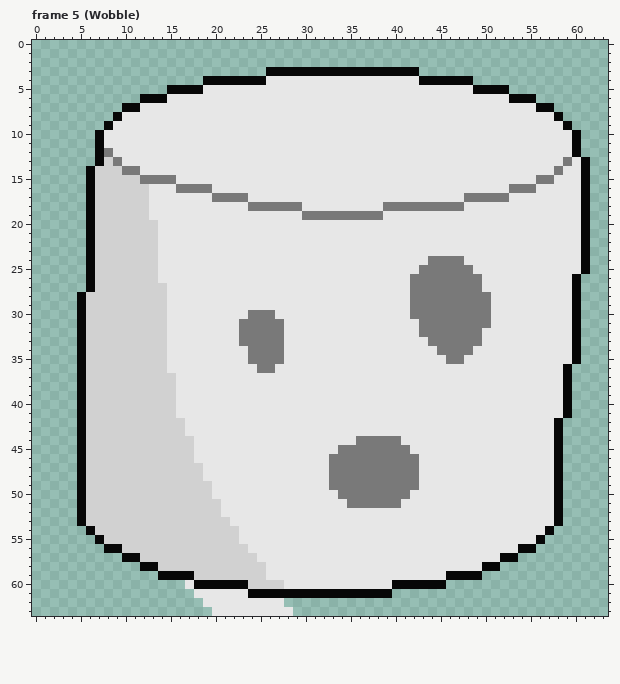
A pixel-art file gets an edit: Assets/ArtAssets/Marshmellow_01.aseprite. The first picture shows the starting point.
64x64 pixels, 10 frames. Colours within 5 levels of each other are drawn and written as one. Shown: frame 5 (Wobble). The commit also changed other frames, which this record leaves out.
The result:
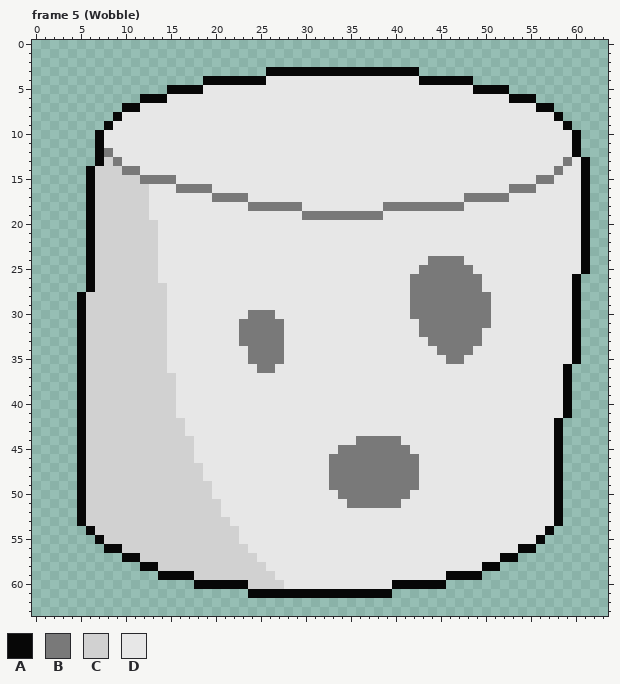
Palette (. is transparent): A #070707  B #797979  C #d1d1d1  D #e7e7e7
Message: Shade fix Minor error in shading corrected.
The exact change:
Changed rows in their new state; - is an unchanged pixel.
Frame 5 (Wobble), layer "Gradient":
first column x 17:
59 ---------C--
60 .-----------
61 -......-----
62 --.........-
63 ---.........
Boxes around the changes in both pictures, in picture pixels (x1, y1, x2, y2):
changed: (185, 571, 293, 616)
